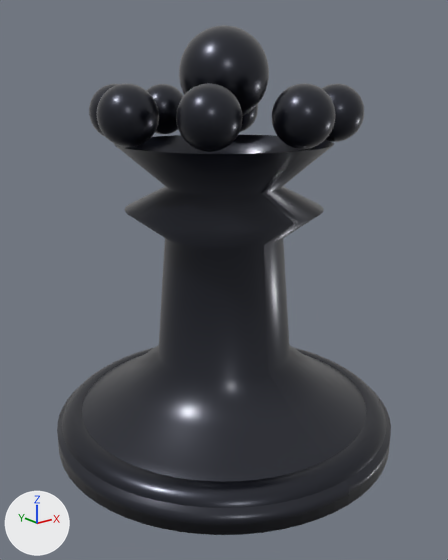
The glTF model client/public/models/bq.glb: old version first, new version second.
One viewpoint serves both versions: a camera (50 mm lens) standing at (-1.096, -1.369, 1.03) and looking at (-0.019, -0.024, 0.492). Lighting does not change. The marker at lower left points along +X, +Y and +Z. The picture after the commit comes second. Where no turn or scale is listed for an object, it has been applied to the vertices.

The older version as bpy lines, for what is in view:
```python
ob_mesh_0 = bpy.data.objects.new('Mesh_0', me_mesh_0)
ob_mesh_0.location = (0.0, 0.0, 0.05)
ob_mesh_1 = bpy.data.objects.new('Mesh_1', me_mesh_1)
ob_mesh_1.location = (0.0, 0.0, 0.0)
ob_mesh_10 = bpy.data.objects.new('Mesh_10', me_mesh_10)
ob_mesh_10.location = (0.0, 0.0, 1.06)
ob_mesh_3 = bpy.data.objects.new('Mesh_3', me_mesh_3)
ob_mesh_3.location = (0.212, -0.212, 0.96)
ob_mesh_4 = bpy.data.objects.new('Mesh_4', me_mesh_4)
ob_mesh_4.location = (0.0, -0.3, 0.96)
ob_mesh_5 = bpy.data.objects.new('Mesh_5', me_mesh_5)
ob_mesh_5.location = (-0.212, -0.212, 0.96)
ob_mesh_6 = bpy.data.objects.new('Mesh_6', me_mesh_6)
ob_mesh_6.location = (-0.3, 0.0, 0.96)
ob_mesh_7 = bpy.data.objects.new('Mesh_7', me_mesh_7)
ob_mesh_7.location = (-0.212, 0.212, 0.96)
ob_mesh_8 = bpy.data.objects.new('Mesh_8', me_mesh_8)
ob_mesh_8.location = (0.0, 0.3, 0.96)
```
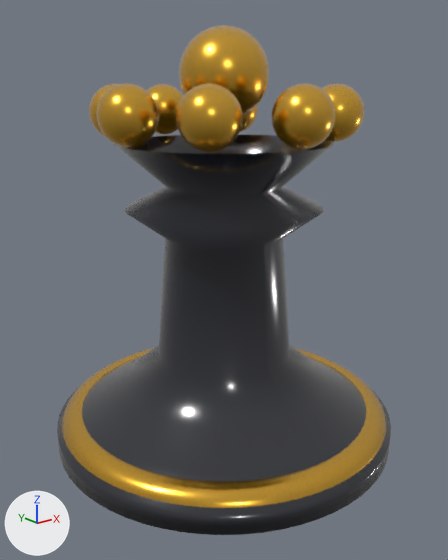
Location of each change, [x1, y1, x2, y2] in pixels of the pictures (448 x 560 px):
'Mesh_1', recoloured, surface changed: [57, 135, 391, 521] in both
'Mesh_0', recoloured, surface changed (dark blue to orange): [62, 347, 386, 508] in both
'Mesh_10', recoloured, surface changed (dark blue to orange): [179, 25, 269, 116] in both
'Mesh_5', recoloured, surface changed (dark blue to orange): [176, 83, 242, 152] in both
'Mesh_4', recoloured, surface changed (dark blue to orange): [272, 83, 336, 149] in both
'Mesh_6', recoloured, surface changed (dark blue to orange): [97, 83, 159, 147] in both
'Mesh_3', recoloured, surface changed (dark blue to orange): [322, 84, 364, 142] in both
'Mesh_8', recoloured, surface changed (dark blue to orange): [146, 84, 183, 134] in both
'Mesh_7', recoloured, surface changed (lighter): [89, 84, 119, 136] in both
'Mesh_9', recoloured, surface changed (dark blue to orange): [240, 104, 258, 132] in both

What changed in the scene script:
```text
Change mat_material_0:
    mat_material_0.base_color: (0.0185, 0.0212, 0.0343) -> (0.799, 0.445, 0.0452)  # dark blue #252834 -> orange #e7b23c
    mat_material_0.roughness: 0.32 -> 0.24
    mat_material_0.coat_roughness: 0.25 -> 0.0
    add mat_material_0.emission_strength = 1.0
    add mat_material_0.emission_color = (0.0232, 0.0116, 0.0)  # black #2a1c00
Change mat_material_1:
    mat_material_1.metallic: 0.65 -> 0.0
    mat_material_1.base_color: (0.0185, 0.0212, 0.0343) -> (0.011, 0.0123, 0.0194)  # dark blue #252834 -> black #1b1d26
    mat_material_1.roughness: 0.32 -> 0.18
    mat_material_1.coat_weight: 0.6 -> 0.85
    mat_material_1.coat_roughness: 0.25 -> 0.18
```
